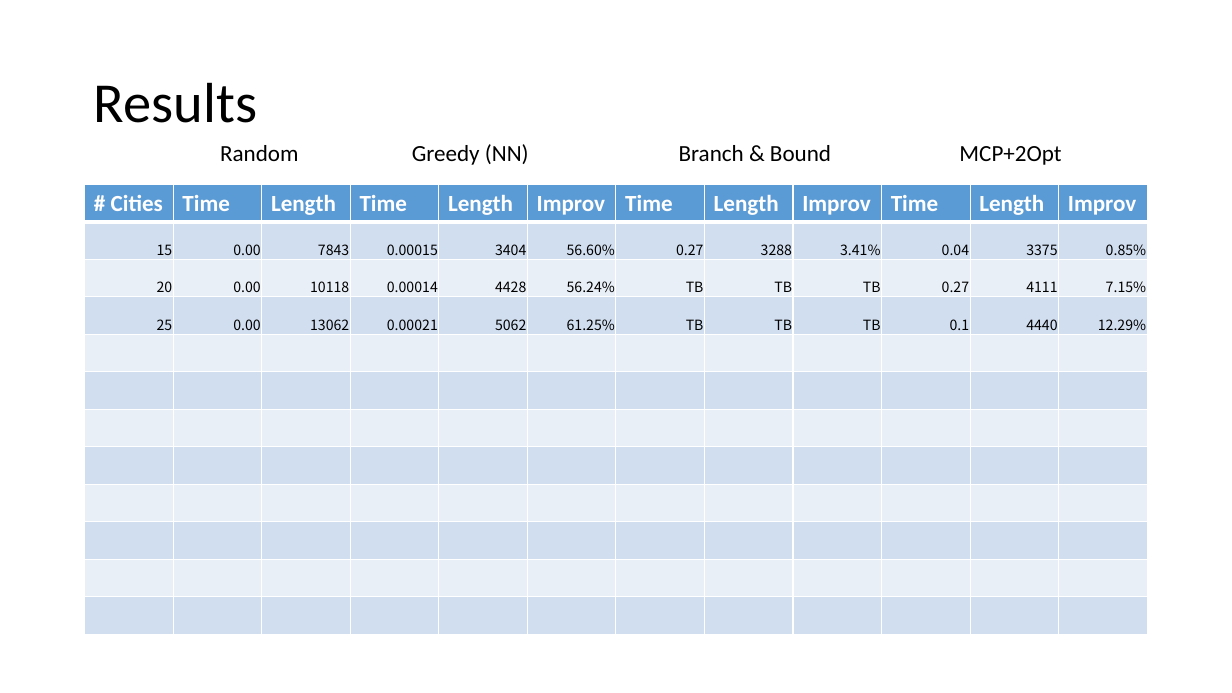
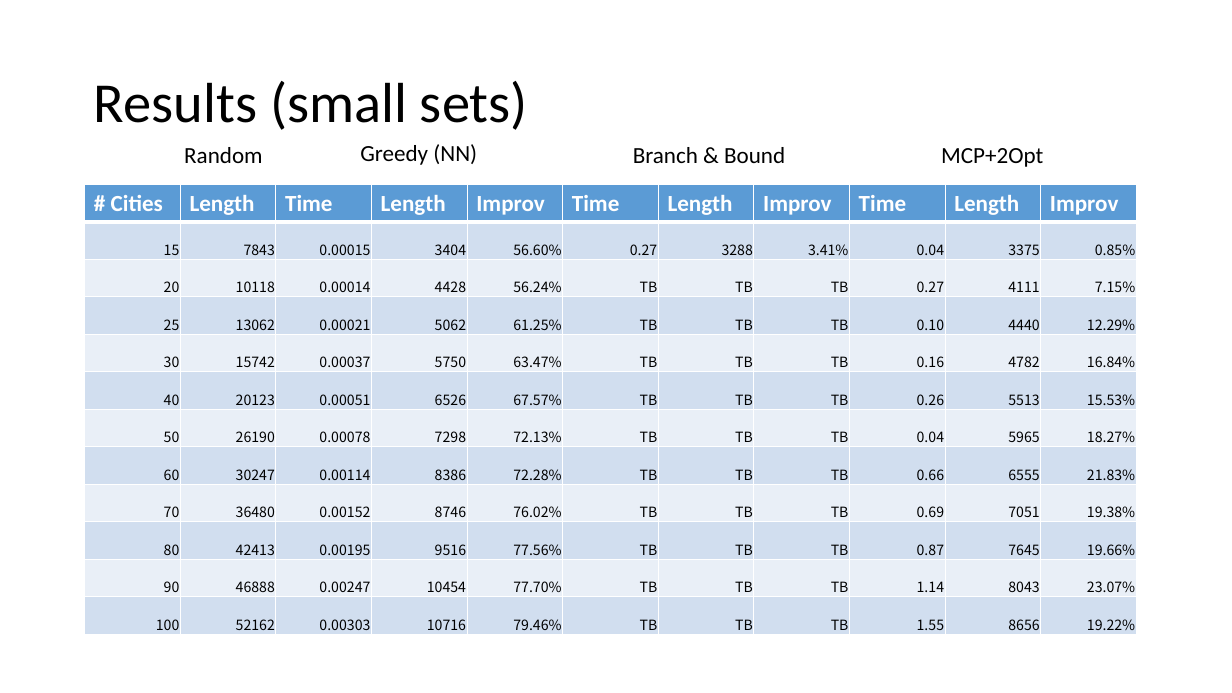
Before and after one commit to depperm/TSP, a slide deck: slide 23 of smallAnimation.pptx. Drawn at 1232x693 pixels with LibreOffice and Linux fonts; fonts in the diff are those of the drawing. Boxes give left, top, right and bottom in pixels: in the first picture for what was removed or moved away, otherwise in the second. Text is boxed around its words. In the diff, an @@ line names an element or a change of style, - is before the commit and + after.

Commit message:
Updated Slideshow
- added updated data from Sean
- added graphics for Popularity and Monte Carlo mod explanations
- should be good to go other than just plugging in any last data we get
on large city sets tonight.

```diff
--- a/smallAnimation.pptx
+++ b/smallAnimation.pptx
@@ title at <box>94,81,528,130</box>: text changed @@
-Results
+Results (small sets)
@@ text "Random": place and size @@
-text "Random" at <box>220,145,298,161</box>
+text "Random" at <box>184,147,262,163</box>
@@ text "Greedy (NN)": place and size @@
-text "Greedy (NN)" at <box>412,144,529,165</box>
+text "Greedy (NN)" at <box>360,144,477,165</box>
@@ text "Branch & Bound": place and size @@
-text "Branch & Bound" at <box>679,145,831,161</box>
+text "Branch & Bound" at <box>633,147,785,163</box>
@@ text "MCP+2Opt": place and size @@
-text "MCP+2Opt" at <box>959,146,1061,165</box>
+text "MCP+2Opt" at <box>941,148,1043,167</box>
@@ table at <box>85,185,1132,635</box> @@
-column 1: # Cities | 15 | 20 | 25 |  |  |  |  |  |  |  | 
-column 2: Time | 0.00 | 0.00 | 0.00 |  |  |  |  |  |  |  | 
-column 3: Length | 7843 | 10118 | 13062 |  |  |  |  |  |  |  | 
-column 4: Time | 0.00015 | 0.00014 | 0.00021 |  |  |  |  |  |  |  | 
-column 5: Length | 3404 | 4428 | 5062 |  |  |  |  |  |  |  | 
-column 6: Improv | 56.60% | 56.24% | 61.25% |  |  |  |  |  |  |  | 
-column 7: Time | 0.27 | TB | TB |  |  |  |  |  |  |  | 
-column 8: Length | 3288 | TB | TB |  |  |  |  |  |  |  | 
-column 9: Improv | 3.41% | TB | TB |  |  |  |  |  |  |  | 
-column 10: Time | 0.04 | 0.27 | 0.1 |  |  |  |  |  |  |  | 
-column 11: Length | 3375 | 4111 | 4440 |  |  |  |  |  |  |  | 
-column 12: Improv | 0.85% | 7.15% | 12.29% |  |  |  |  |  |  |  | 
+column 1: # Cities | 15 | 20 | 25 | 30 | 40 | 50 | 60 | 70 | 80 | 90 | 100
+column 2: Length | 7843 | 10118 | 13062 | 15742 | 20123 | 26190 | 30247 | 36480 | 42413 | 46888 | 52162
+column 3: Time | 0.00015 | 0.00014 | 0.00021 | 0.00037 | 0.00051 | 0.00078 | 0.00114 | 0.00152 | 0.00195 | 0.00247 | 0.00303
+column 4: Length | 3404 | 4428 | 5062 | 5750 | 6526 | 7298 | 8386 | 8746 | 9516 | 10454 | 10716
+column 5: Improv | 56.60% | 56.24% | 61.25% | 63.47% | 67.57% | 72.13% | 72.28% | 76.02% | 77.56% | 77.70% | 79.46%
+column 6: Time | 0.27 | TB | TB | TB | TB | TB | TB | TB | TB | TB | TB
+column 7: Length | 3288 | TB | TB | TB | TB | TB | TB | TB | TB | TB | TB
+column 8: Improv | 3.41% | TB | TB | TB | TB | TB | TB | TB | TB | TB | TB
+column 9: Time | 0.04 | 0.27 | 0.10 | 0.16 | 0.26 | 0.04 | 0.66 | 0.69 | 0.87 | 1.14 | 1.55
+column 10: Length | 3375 | 4111 | 4440 | 4782 | 5513 | 5965 | 6555 | 7051 | 7645 | 8043 | 8656
+column 11: Improv | 0.85% | 7.15% | 12.29% | 16.84% | 15.53% | 18.27% | 21.83% | 19.38% | 19.66% | 23.07% | 19.22%
@@ table: place and size @@
-table at <box>85,185,1150,635</box>
+table at <box>85,185,1132,635</box>
```
Also in this commit, not shown: 1 other slide changed, 2 slides added.
